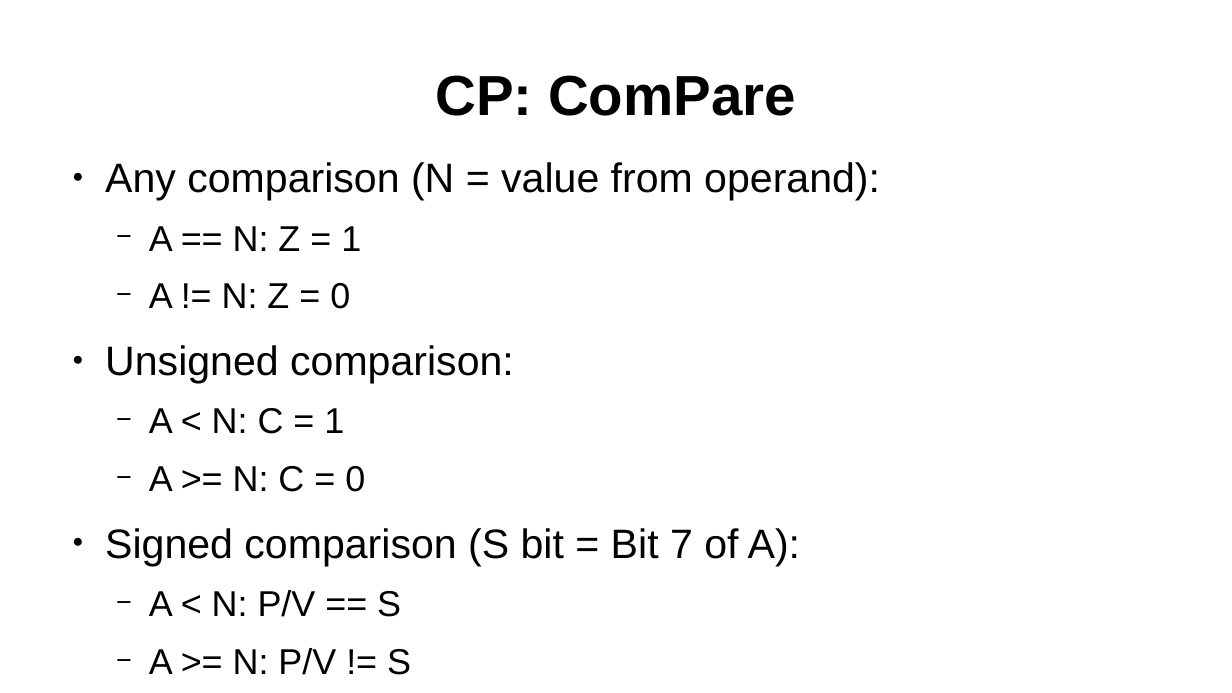
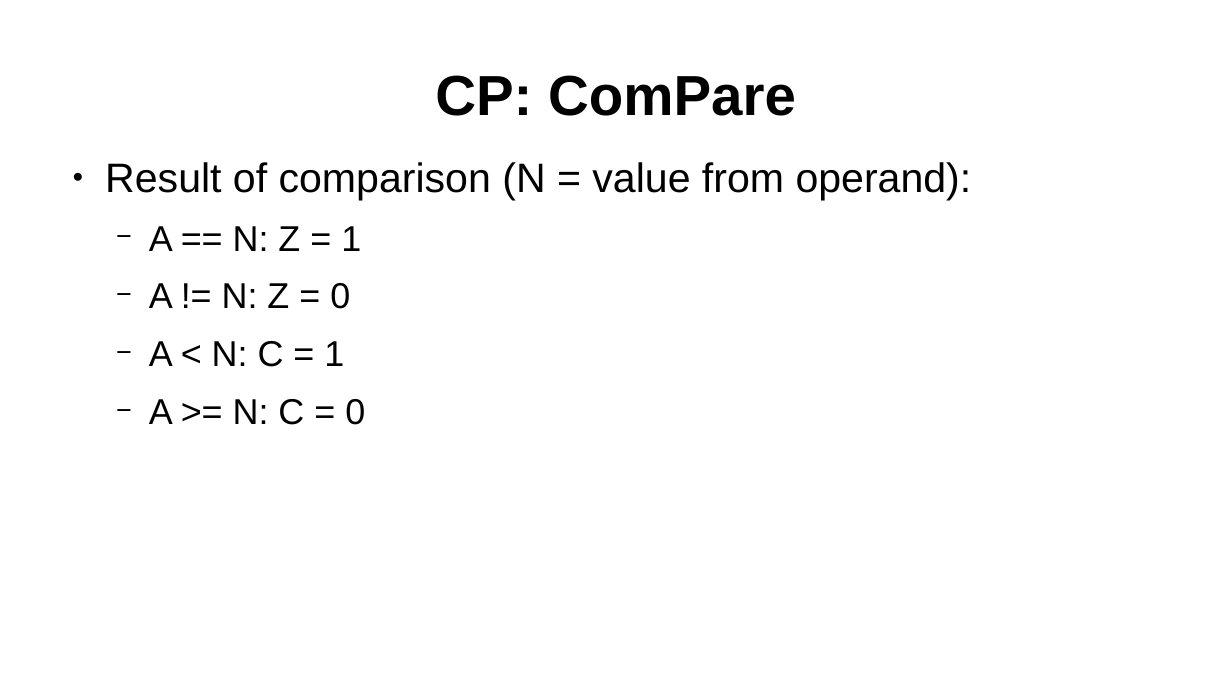
Before and after one commit to SlithyMatt/zxs-assembly-tutorial, a slide deck: slide 8 of Lesson4/Lesson4.odp. Drawn at 1232x693 pixels with LibreOffice and Linux fonts; fonts in the diff are those of the drawing. Boxes give left, top, right and bottom in pixels: in the first picture for what was removed or moved away, otherwise in the second. Text is boxed around its words. In the diff, an @@ line names an element or a change of style, - is before the commit and + after.

```diff
--- a/Lesson4/Lesson4.odp
+++ b/Lesson4/Lesson4.odp
@@ text at [105,162,972,200]: text changed @@
-● Any comparison (N = value from operand):
+● Result of comparison (N = value from operand):
@@ text at [105,345,514,383]: paragraph removed @@
-● Unsigned comparison:
@@ text at [105,528,800,675]: paragraphs removed @@
-● Signed comparison (S bit = Bit 7 of A):
-  − A < N: P/V == S
-  − A >= N: P/V != S
```
Also in this commit, not shown: 1 other file.
